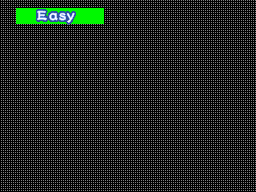
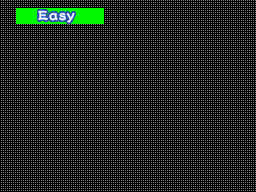
Comparing the layer stacks of the two (256, 192) images. Changes:
painted on "Easy" over box(37, 11, 48, 20)
